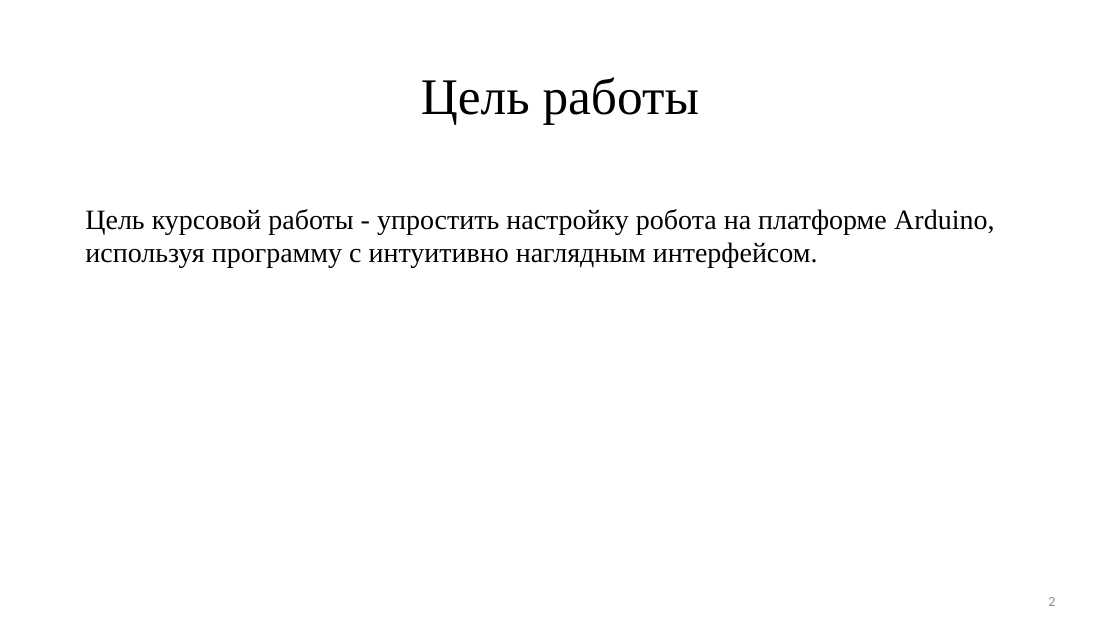
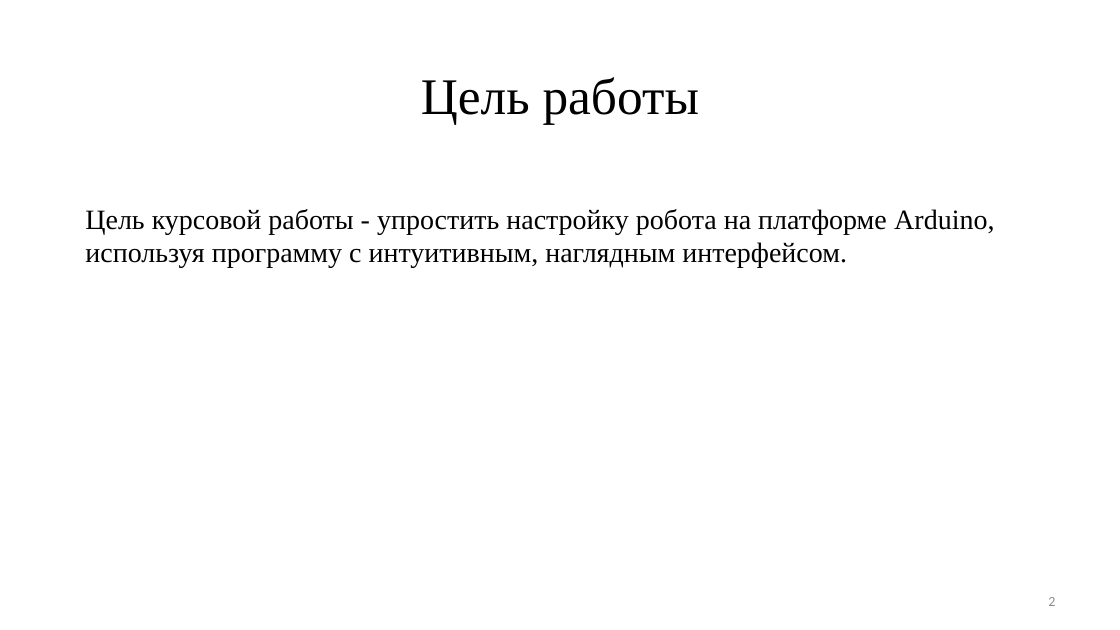
Before and after one commit to ArtemVolkov2103/1-Diplom, a slide deck: slide 2 of Дипломная Волков.pptx. Drawn at 1120x630 pixels with LibreOffice and Linux fonts; fonts in the diff are those of the drawing. Boxes give left, top, right and bottom in pixels: in the first picture for what was removed or moved away, otherwise in the second. Text is boxed around its words. In the diff, an @@ line names an element or a change of style, - is before the commit and + after.

```diff
--- a/Дипломная Волков.pptx
+++ b/Дипломная Волков.pptx
@@ text at (85, 209, 994, 268): text changed @@
-Цель курсовой работы - упростить настройку робота на платформе Arduino, используя программу с интуитивно наглядным интерфейсом.
+Цель курсовой работы - упростить настройку робота на платформе Arduino, используя программу с интуитивным, наглядным интерфейсом.
```
Also in this commit, not shown: 1 other file.
